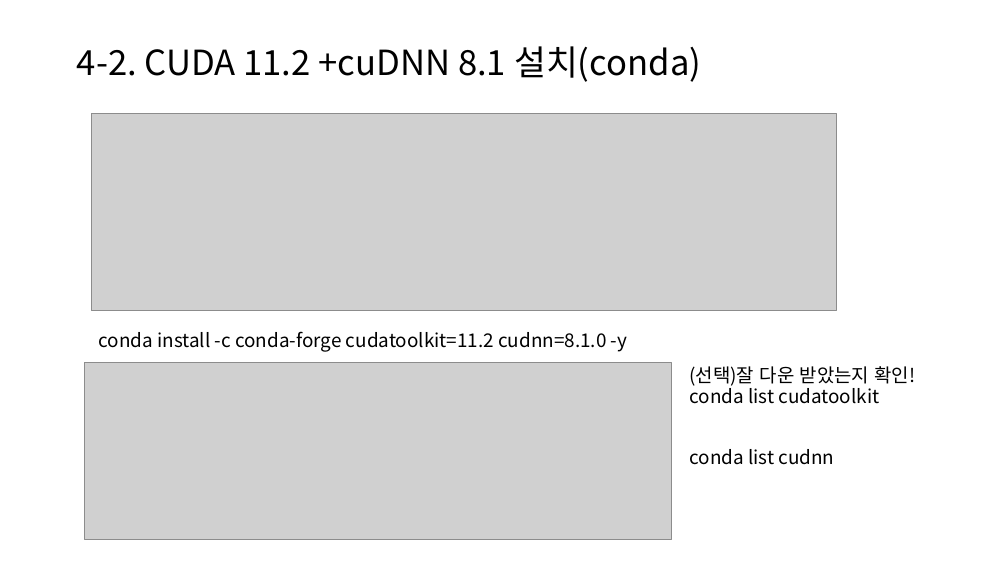
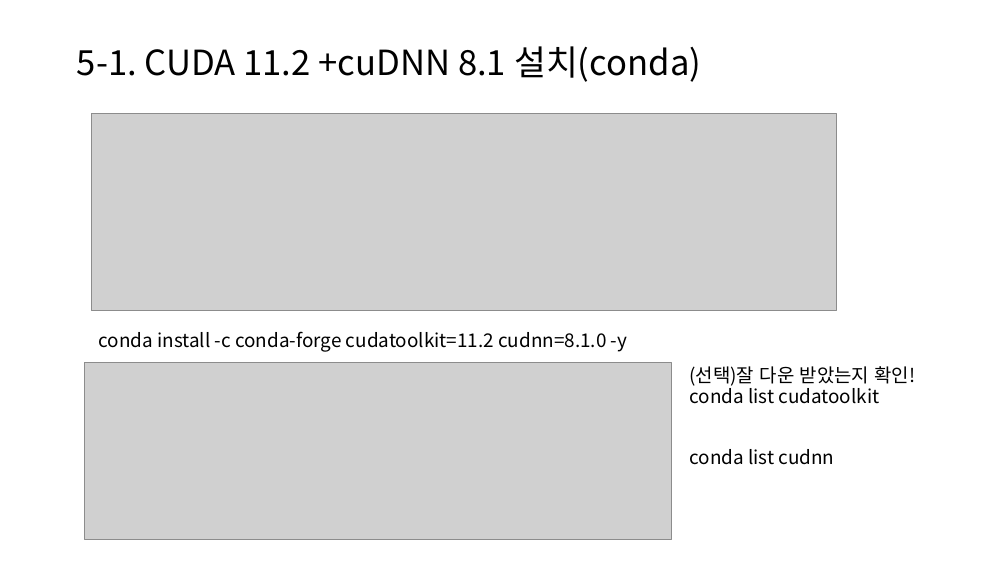
Before and after one commit to sano820/windows-gpu, a slide deck: slide 12 of docs/setting_gpu_for_window.pptx (slide 8 before the commit). Drawn at 1008x567 pixels with LibreOffice and Linux fonts; fonts in the diff are those of the drawing; grey boxes stand for pictures. Boxes give left, top, right and bottom in pixels: in the first picture for what was removed or moved away, otherwise in the second. Text is boxed around its words. In the diff, an @@ line names an element or a change of style, - is before the commit and + after.

```diff
--- a/docs/setting_gpu_for_window.pptx
+++ b/docs/setting_gpu_for_window.pptx
@@ title at [77,46,701,82]: text changed @@
-4-2. CUDA 11.2 +cuDNN 8.1 설치(conda)
+5-1. CUDA 11.2 +cuDNN 8.1 설치(conda)
```
Also in this commit, not shown: 9 other slides changed, 1 slide added, 1 slide removed, 3 other files.
